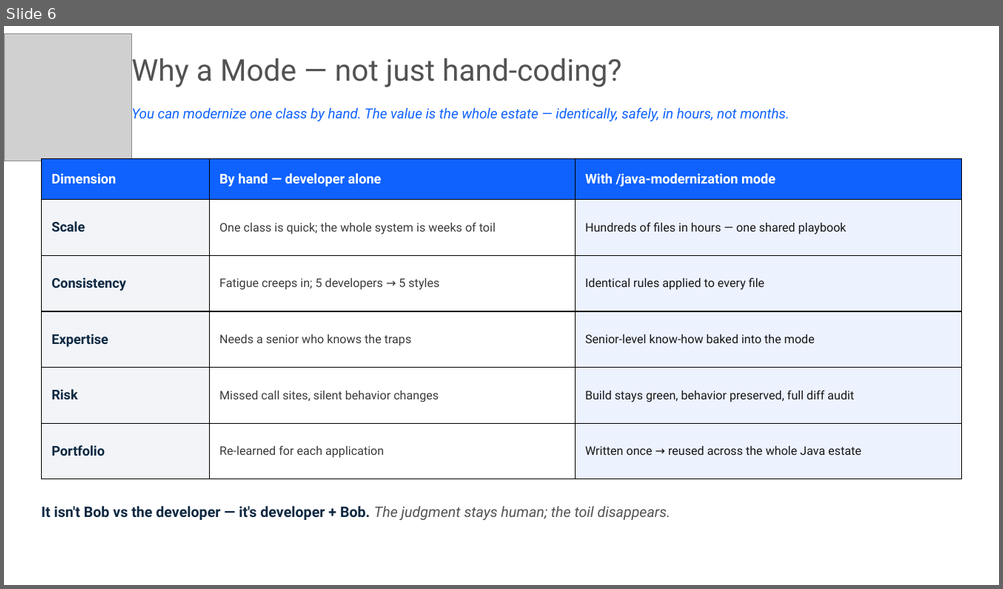
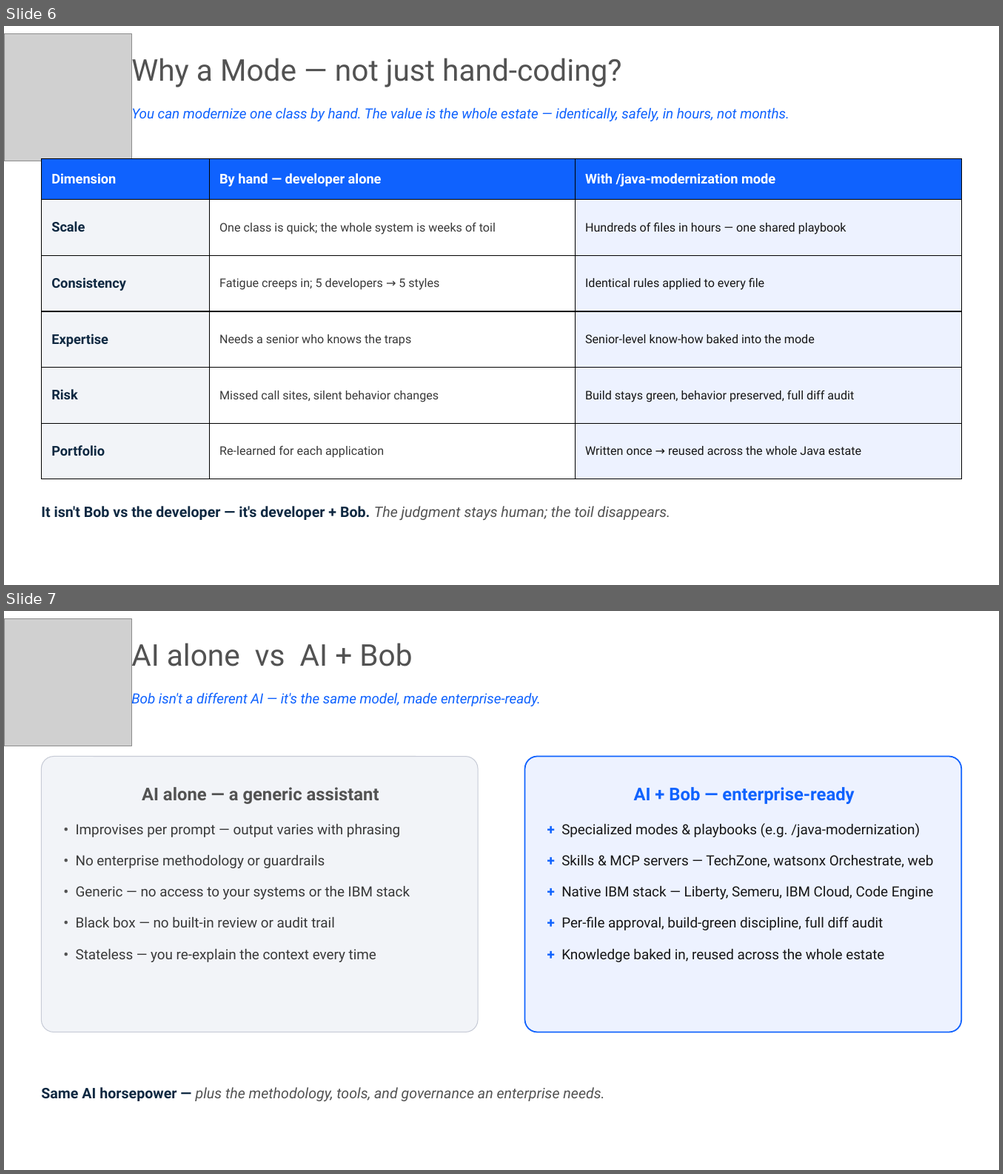
Before and after one commit to igor-olikh/bank-java-modernization, a slide deck: docs/bob-java-modernization-orchestrate.pptx. Shown one above the other, each under a label of ours: slide 6 before the commit, slides 6 and 7 after it. The pictures are 1003x589 and 1003x1174 pixels, drawn with LibreOffice and Linux fonts; fonts in the diff are those of the drawing; grey boxes stand for pictures; background and template pictures are left out. Boxes give left, top, right and bottom in pixels: in the first picture for what was removed or moved away, otherwise in the second. Text is boxed around its words. In the diff, an @@ line names an element or a change of style, - is before the commit and + after.

```diff
--- a/docs/bob-java-modernization-orchestrate.pptx
+++ b/docs/bob-java-modernization-orchestrate.pptx
@@ slide 7 added at [4,611,999,1170], background #FFFFFF @@
@@ picture added at [4,618,131,746] @@
@@ text added at [131,638,412,673], 29 pt, text #525252 @@
+AI alone vs AI + Bob
@@ text added at [131,691,540,708], 13.5 pt, text #0F62FE, italic @@
+Bob isn't a different AI — it's the same model, made enterprise-ready.
@@ rounded rectangle added at [41,757,478,1033], fill #F2F4F8, outline #C7CBD6 0.75 pt, 13.5 pt, text #393939 @@
+AI alone — a generic assistant
+• Improvises per prompt — output varies with phrasing
+• No enterprise methodology or guardrails
+• Generic — no access to your systems or the IBM stack
+• Black box — no built-in review or audit trail
+• Stateless — you re-explain the context every time
@@ rounded rectangle added at [525,757,962,1033], fill #EDF2FF, outline #0F62FE 1.25 pt, 13.5 pt, text #161616 @@
+AI + Bob — enterprise-ready
++ Specialized modes & playbooks (e.g. /java-modernization)
++ Skills & MCP servers — TechZone, watsonx Orchestrate, web
++ Native IBM stack — Liberty, Semeru, IBM Cloud, Code Engine
++ Per-file approval, build-green discipline, full diff audit
++ Knowledge baked in, reused across the whole estate
@@ text added at [41,1088,604,1102], 14 pt, text #525252, italic @@
+Same AI horsepower — plus the methodology, tools, and governance an enterprise needs.
```
